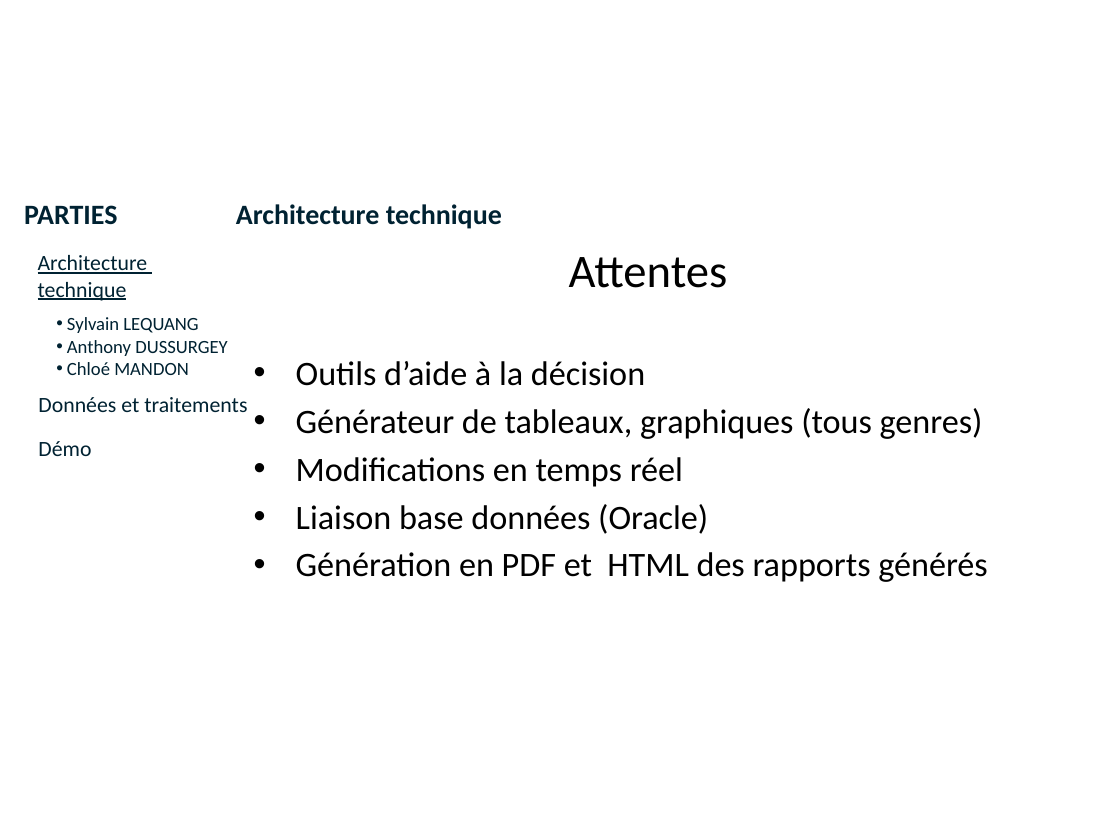
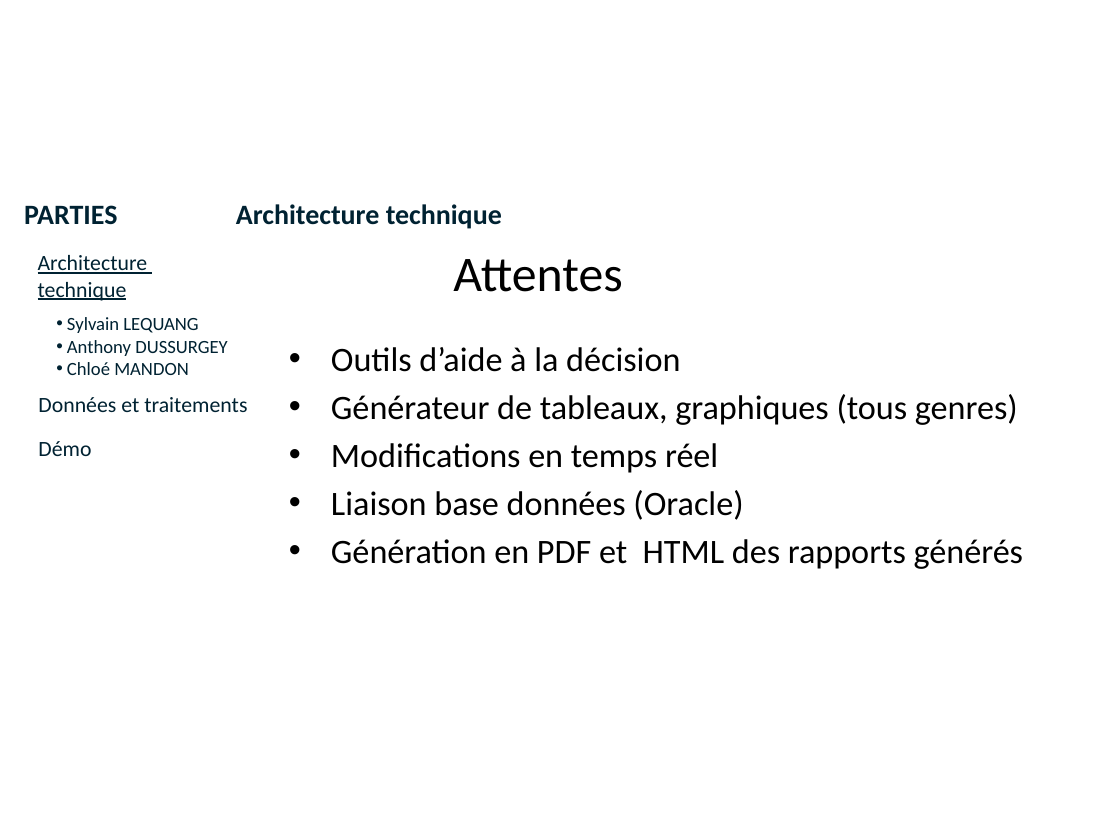
Before and after one commit to lobtec/dartiesgroupe2, a slide deck: slide 1 of PROJET/Soutenance Finale/slides_Architecture_Restitution.pptx. Drawn at 1120x840 pixels with LibreOffice and Linux fonts; fonts in the diff are those of the drawing; background and template pictures are left out. Boxes give left, top, right and bottom in pixels: in the first picture for what was removed or moved away, otherwise in the second. Text is boxed around its words. In the diff, an @@ line names an element or a change of style, - is before the commit and + after.

```diff
--- a/PROJET/Soutenance Finale/slides_Architecture_Restitution.pptx
+++ b/PROJET/Soutenance Finale/slides_Architecture_Restitution.pptx
@@ text added at (x1=453, y1=259, x2=623, y2=292), 32 pt, text #000000 @@
+  Attentes
@@ text at (x1=569, y1=257, x2=728, y2=288): paragraph removed @@
-  Attentes
@@ text "Outils d’aide à la décision" moved from (x1=296, y1=257, x2=987, y2=582) to (x1=331, y1=347, x2=1023, y2=569) @@
```
Also in this commit, not shown: 9 other slides changed.
